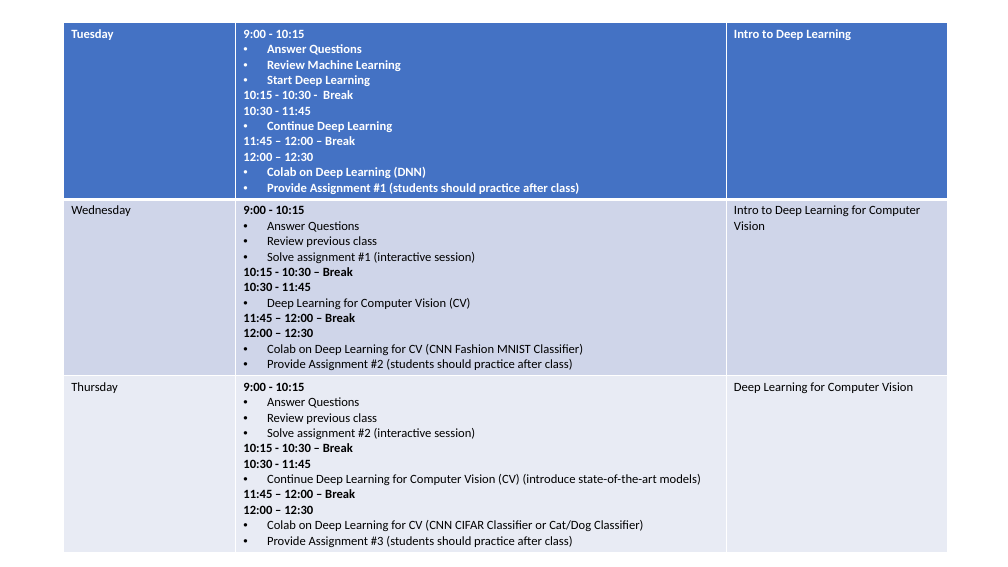
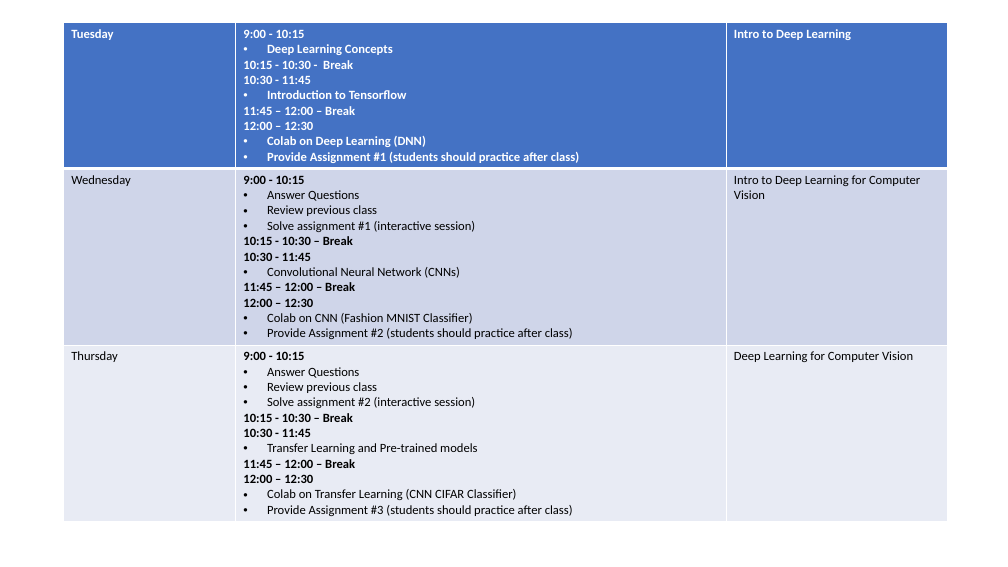
Before and after one commit to dia1128/AIandDataScienceWorkshopwithPython, a slide deck: slide 1 of Week10/Week 10 Schedule.pptx. Drawn at 1008x567 pixels with LibreOffice and Linux fonts; fonts in the diff are those of the drawing. Boxes give left, top, right and bottom in pixels: in the first picture for what was removed or moved away, otherwise in the second. Text is boxed around its words. In the diff, an @@ line names an element or a change of style, - is before the commit and + after.

```diff
--- a/Week10/Week 10 Schedule.pptx
+++ b/Week10/Week 10 Schedule.pptx
@@ table at (x1=64, y1=23, x2=948, y2=520) @@
-row 1, column 2: 9:00 - 10:15 / Answer Questions / Review Machine Learning / Start Deep Learning / 10:15 - 10:30 - Break / 10:30 - 11:45 / Continue Deep Learning / 11:45 – 12:00 – Break / 12:00 – 12:30 / Colab on Deep Learning (DNN) / Provide Assignment #1 (students should practice after class)
+row 1, column 2: 9:00 - 10:15 / Deep Learning Concepts / 10:15 - 10:30 - Break / 10:30 - 11:45 / Introduction to Tensorflow / 11:45 – 12:00 – Break / 12:00 – 12:30 / Colab on Deep Learning (DNN) / Provide Assignment #1 (students should practice after class)
-row 2, column 2: 9:00 - 10:15 / Answer Questions / Review previous class / Solve assignment #1 (interactive session) / 10:15 - 10:30 – Break / 10:30 - 11:45 / Deep Learning for Computer Vision (CV) / 11:45 – 12:00 – Break / 12:00 – 12:30 / Colab on Deep Learning for CV (CNN Fashion MNIST Classifier) / Provide Assignment #2 (students should practice after class)
+row 2, column 2: 9:00 - 10:15 / Answer Questions / Review previous class / Solve assignment #1 (interactive session) / 10:15 - 10:30 – Break / 10:30 - 11:45 / Convolutional Neural Network (CNNs) / 11:45 – 12:00 – Break / 12:00 – 12:30 / Colab on CNN (Fashion MNIST Classifier) / Provide Assignment #2 (students should practice after class)
-row 3, column 2: 9:00 - 10:15 / Answer Questions / Review previous class / Solve assignment #2 (interactive session) / 10:15 - 10:30 – Break / 10:30 - 11:45 / Continue Deep Learning for Computer Vision (CV) (introduce state-of-the-art models) / 11:45 – 12:00 – Break / 12:00 – 12:30 / Colab on Deep Learning for CV (CNN CIFAR Classifier or Cat/Dog Classifier) / Provide Assignment #3 (students should practice after class)
+row 3, column 2: 9:00 - 10:15 / Answer Questions / Review previous class / Solve assignment #2 (interactive session) / 10:15 - 10:30 – Break / 10:30 - 11:45 / Transfer Learning and Pre-trained models / 11:45 – 12:00 – Break / 12:00 – 12:30 / Colab on Transfer Learning (CNN CIFAR Classifier) / Provide Assignment #3 (students should practice after class)
```
Also in this commit, not shown: 7 other files.
